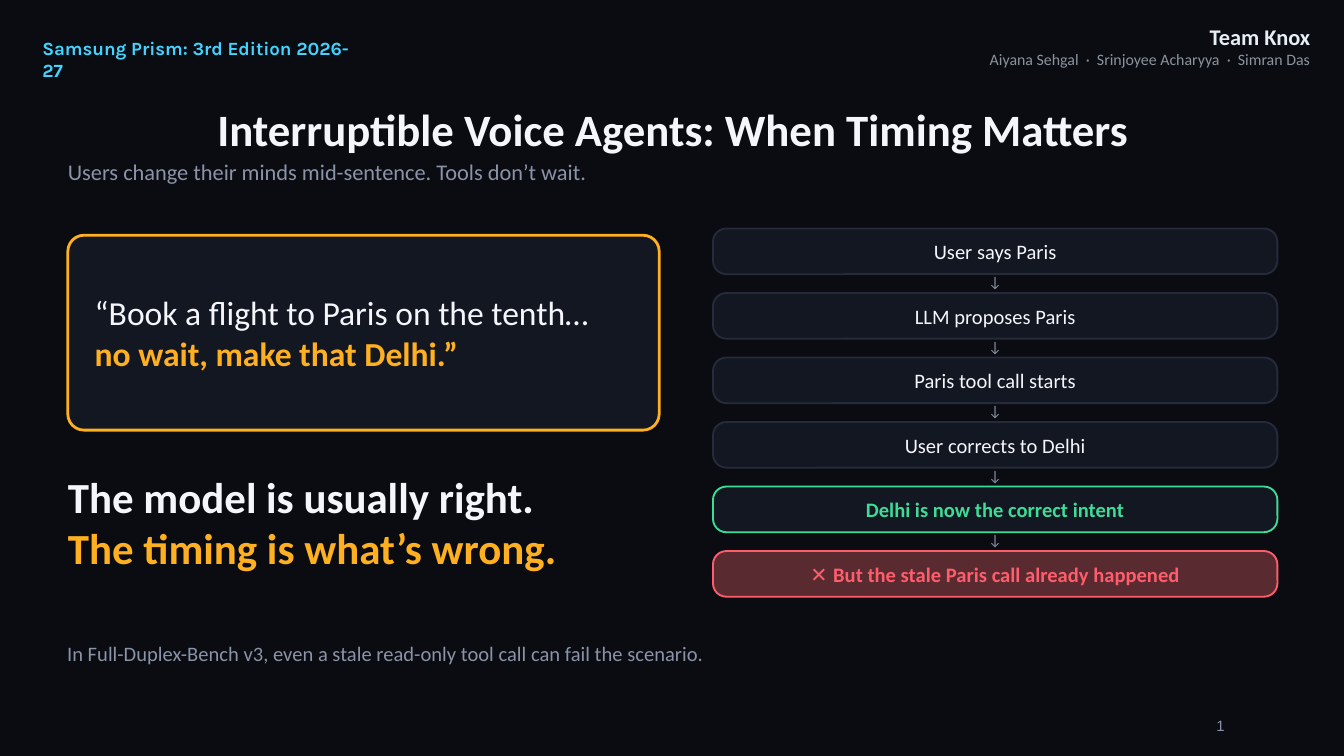
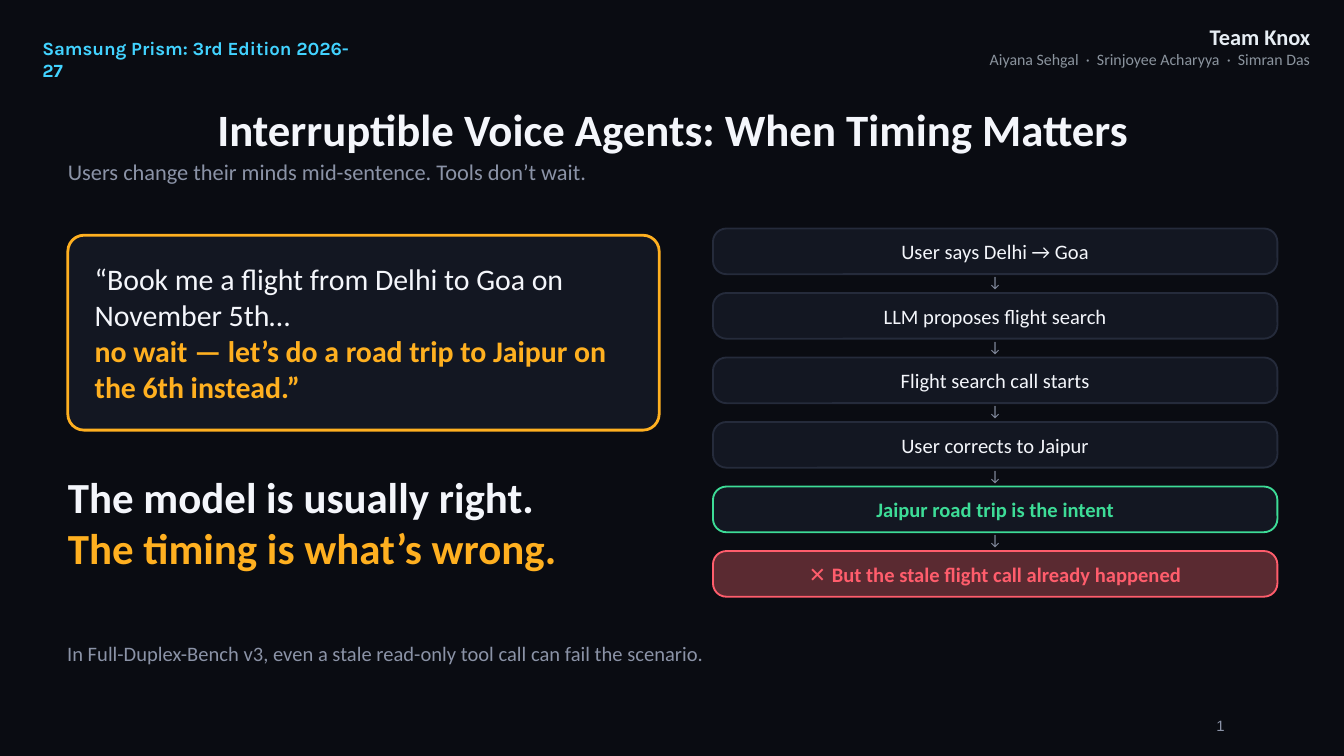
Before and after one commit to Aiyana-Sehgal/Prism_Samsung_Theme_5, a slide deck: slide 1 of docs/Interruptible-Voice-Agents.pptx. Drawn at 1344x756 pixels with LibreOffice and Linux fonts; fonts in the diff are those of the drawing. Boxes give left, top, right and bottom in pixels: in the first picture for what was removed or moved away, otherwise in the second. Text is boxed around its words. In the diff, an @@ line names an element or a change of style, - is before the commit and + after.

Commit message:
Slide 1: match the demo video's Delhi-Goa to Jaipur example
The video narrates "book me a flight from Delhi to Goa on November 5th... no
wait, let's do a road trip to Jaipur on the 6th instead". Slide 1 used a
Paris/Berlin example, so the quote and all six flow steps are updated to the
spoken one: the stale call is the Delhi-to-Goa flight search, and the corrected
intent is the Jaipur road trip.

```diff
--- a/docs/Interruptible-Voice-Agents.pptx
+++ b/docs/Interruptible-Voice-Agents.pptx
@@ text at (x1=95, y1=268, x2=606, y2=399): text changed; size 18 to 16 pt; text colour #F4F6FB to #FFB020; bold on @@
-“Book a flight to Paris on the tenth…
-no wait, make that Delhi.”
+“Book me a flight from Delhi to Goa on November 5th…
+no wait — let’s do a road trip to Jaipur on the 6th instead.”
@@ text at (x1=901, y1=244, x2=1089, y2=263): text changed @@
-User says Paris
+User says Delhi → Goa
@@ text at (x1=884, y1=309, x2=1107, y2=328): text changed @@
-LLM proposes Paris
+LLM proposes flight search
@@ text at (x1=901, y1=373, x2=1089, y2=392): text changed @@
-Paris tool call starts
+Flight search call starts
@@ text at (x1=901, y1=439, x2=1089, y2=457): text changed @@
-User corrects to Delhi
+User corrects to Jaipur
@@ text at (x1=876, y1=502, x2=1114, y2=521): text changed @@
-Delhi is now the correct intent
+Jaipur road trip is the intent
@@ text at (x1=832, y1=567, x2=1181, y2=586): text changed @@
-✕ But the stale Paris call already happened
+✕ But the stale flight call already happened
```
